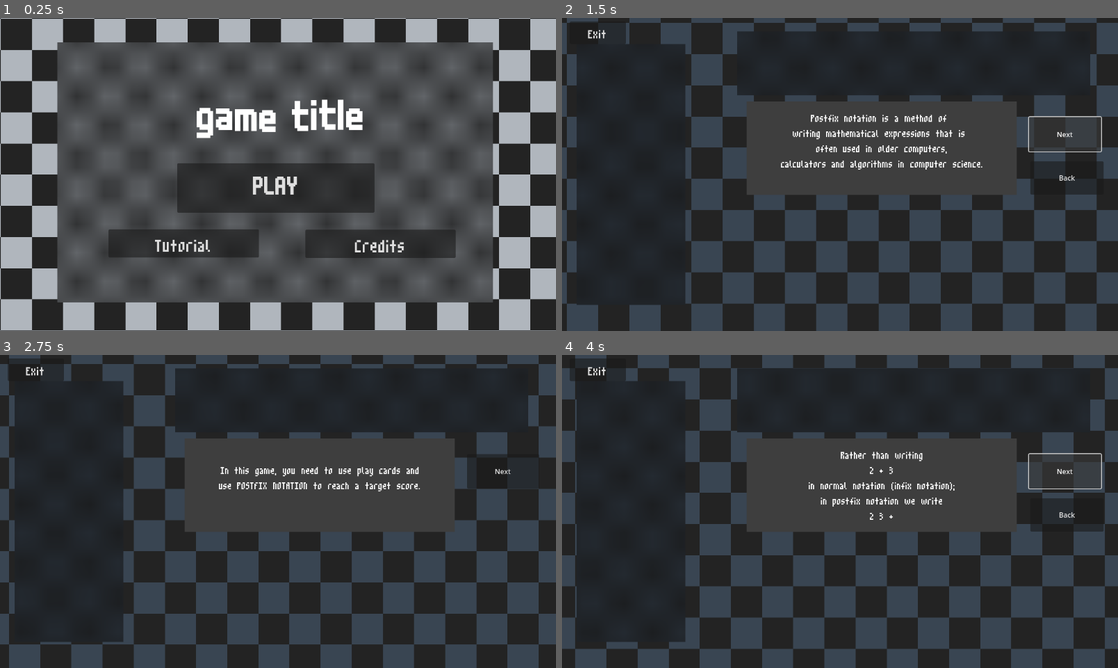
Above: before the commit, frames 1-4 (two rows, left to right).
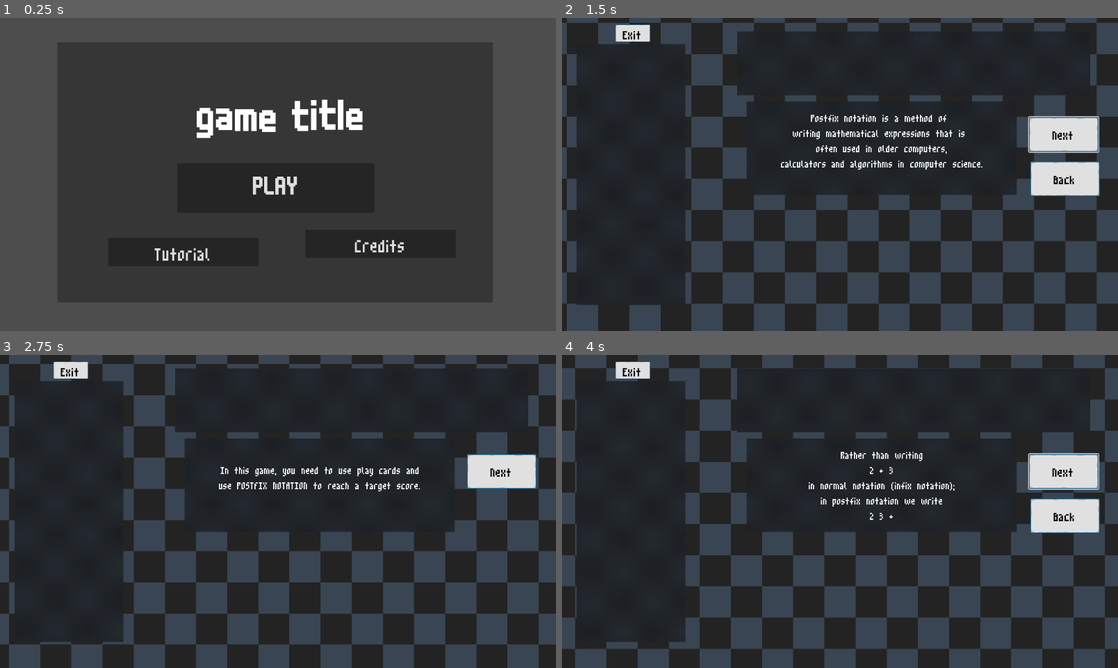
Above: after the commit, the same moments.

Repository: hd2802/stack-demon
Game: Godot game, scene res://_Scenes/MainMenu/main_menu.tscn
Same seed, same stepped clock (60 frames per second), same inputs: the game is played once before the commit and once after it. This scene is started directly instead of the project's main scene.
Inputs:
- Up to frame 1 (0.25 s): no input
- Up to frame 2 (1.5 s): click "Tutorial" at 0.5 s; click "Next" at 1.25 s
- Up to frame 3 (2.75 s): click "Back" at 2 s
- Up to frame 4 (4 s): click "Next" at 2.75 s; click "Next" at 3.5 s

The runs differ from the first frame. In frame 1, 61% of the frame differs, in the area x 0-100%, y 0-100%; in frame 2, 17%; in frame 3, 16%; in frame 4, 17%.

Commit message:
feat: tidies the tutorial

Diff:
--- a/_Scenes/MainMenu/main_menu.tscn
+++ b/_Scenes/MainMenu/main_menu.tscn
@@ -1,19 +1,9 @@
-[gd_scene load_steps=8 format=3 uid="uid://dy5qf2y0n4ics"]
+[gd_scene load_steps=6 format=3 uid="uid://dy5qf2y0n4ics"]
 
 [ext_resource type="Script" uid="uid://s002koymbgok" path="res://_Scripts/MainMenu/main_menu.gd" id="1_aybms"]
-[ext_resource type="Shader" uid="uid://dsrjx5fwwsmio" path="res://Resources/Shaders/goopy.gdshader" id="2_bnxwc"]
 [ext_resource type="Shader" uid="uid://dh00vr0itc8wv" path="res://Resources/Shaders/blur.gdshader" id="3_7wlea"]
 [ext_resource type="Theme" uid="uid://de0d88t3bbp3w" path="res://Resources/Themes/stack.tres" id="4_qt7nv"]
 [ext_resource type="Theme" uid="uid://engys5p3iknv" path="res://Resources/Themes/label.tres" id="5_pvxrt"]
-
-[sub_resource type="ShaderMaterial" id="ShaderMaterial_6b8pv"]
-shader = ExtResource("2_bnxwc")
-shader_parameter/size = 71.719
-shader_parameter/color1 = Color(0.136826, 0.136826, 0.136826, 1)
-shader_parameter/color2 = Color(0.863553, 0.897315, 0.937281, 0.694118)
-shader_parameter/speed = 0.15
-shader_parameter/direction_x = 1.0
-shader_parameter/direction_y = 1.0
 
 [sub_resource type="ShaderMaterial" id="ShaderMaterial_3duly"]
 shader = ExtResource("3_7wlea")
@@ -28,13 +18,6 @@
 grow_horizontal = 2
 grow_vertical = 2
 script = ExtResource("1_aybms")
-
-[node name="MainBackground" type="ColorRect" parent="."]
-material = SubResource("ShaderMaterial_6b8pv")
-layout_mode = 0
-offset_right = 1280.0
-offset_bottom = 720.0
-mouse_filter = 2
 
 [node name="PlaceholderBG" type="ColorRect" parent="."]
 material = SubResource("ShaderMaterial_3duly")
@@ -74,10 +57,10 @@
 
 [node name="TutorialButton" type="Button" parent="."]
 layout_mode = 0
-offset_left = 250.0
-offset_top = 486.0
-offset_right = 596.0
-offset_bottom = 548.0
+offset_left = 249.0
+offset_top = 506.0
+offset_right = 595.0
+offset_bottom = 571.0
 theme = ExtResource("5_pvxrt")
 theme_override_font_sizes/font_size = 72
 text = "Tutorial"
--- a/_Scenes/Tutorial/tutorial.tscn
+++ b/_Scenes/Tutorial/tutorial.tscn
@@ -10,6 +10,7 @@
 [ext_resource type="Texture2D" uid="uid://bquqdw1sgn7xg" path="res://Assets/Sprites/Buttons/PlayButton.png" id="8_sqey3"]
 [ext_resource type="Texture2D" uid="uid://dmeyxhca61rca" path="res://Assets/Sprites/Buttons/DiscardButton.png" id="9_wnfr2"]
 [ext_resource type="Script" uid="uid://cdau8d7xqmav2" path="res://_Scripts/Level/Target/target.gd" id="10_ba650"]
+[ext_resource type="Texture2D" uid="uid://bgoqkb2t2nkpe" path="res://Assets/Sprites/MiscButton.png" id="11_gcs81"]
 
 [sub_resource type="ShaderMaterial" id="ShaderMaterial_6fxwj"]
 shader = ExtResource("2_fyhrf")
@@ -21,6 +22,11 @@
 shader_parameter/direction_y = 1.0
 
 [sub_resource type="ShaderMaterial" id="ShaderMaterial_e0ewc"]
+shader = ExtResource("3_qnq0o")
+shader_parameter/lod = 5.0
+shader_parameter/mix_percentage = 0.3
+
+[sub_resource type="ShaderMaterial" id="ShaderMaterial_4gsqq"]
 shader = ExtResource("3_qnq0o")
 shader_parameter/lod = 5.0
 shader_parameter/mix_percentage = 0.3
@@ -216,6 +222,7 @@
 vertical_alignment = 1
 
 [node name="TutorialPanel" type="ColorRect" parent="."]
+material = SubResource("ShaderMaterial_4gsqq")
 offset_left = 425.0
 offset_top = 192.0
 offset_right = 1047.0
@@ -236,16 +243,43 @@
 [node name="NextButton" type="Button" parent="."]
 offset_left = 1075.0
 offset_top = 228.0
-offset_right = 1241.0
-offset_bottom = 307.0
+offset_right = 1235.0
+offset_bottom = 308.0
+theme = ExtResource("7_jtic3")
 text = "Next"
+
+[node name="Sprite2D" type="Sprite2D" parent="NextButton"]
+position = Vector2(80, 40)
+texture = ExtResource("11_gcs81")
+
+[node name="Back" type="Label" parent="NextButton"]
+offset_right = 159.0
+offset_bottom = 77.0
+theme_override_colors/font_color = Color(0, 0, 0, 1)
+text = "Next"
+horizontal_alignment = 1
+vertical_alignment = 1
 
 [node name="BackButton" type="Button" parent="."]
 offset_left = 1078.0
 offset_top = 330.0
-offset_right = 1247.0
-offset_bottom = 406.0
+offset_right = 1238.0
+offset_bottom = 410.0
+theme = ExtResource("7_jtic3")
 text = "Back"
+
+[node name="Sprite2D" type="Sprite2D" parent="BackButton"]
+position = Vector2(80, 40)
+texture = ExtResource("11_gcs81")
+
+[node name="Back" type="Label" parent="BackButton"]
+layout_mode = 0
+offset_right = 159.0
+offset_bottom = 77.0
+theme_override_colors/font_color = Color(0, 0, 0, 1)
+text = "Back"
+horizontal_alignment = 1
+vertical_alignment = 1
 
 [node name="MainMenuButton" type="Button" parent="."]
 visible = false
@@ -255,12 +289,26 @@
 flat = true
 
 [node name="Button" type="Button" parent="."]
-offset_left = 18.0
-offset_top = 8.0
-offset_right = 147.0
-offset_bottom = 60.0
-theme = ExtResource("7_jtic3")
+offset_left = 122.5
+offset_top = 15.0
+offset_right = 202.5
+offset_bottom = 55.0
+theme = ExtResource("7_jtic3")
+
+[node name="Sprite2D" type="Sprite2D" parent="Button"]
+position = Vector2(40, 20)
+scale = Vector2(0.5, 0.5)
+texture = ExtResource("11_gcs81")
+
+[node name="Label" type="Label" parent="Button"]
+layout_mode = 0
+offset_right = 79.0
+offset_bottom = 41.0
+theme = ExtResource("7_jtic3")
+theme_override_colors/font_color = Color(0, 0, 0, 1)
 text = "Exit"
+horizontal_alignment = 1
+vertical_alignment = 1
 
 [connection signal="hand_discarded" from="PlayArea" to="." method="_on_play_area_hand_discarded"]
 [connection signal="scored" from="PlayArea" to="." method="_on_play_area_scored"]
Binary file added: Assets/Sprites/Button.png
Not shown, added: Assets/Sprites/Button.png.import
Binary file added: Assets/Sprites/MiscButton.png
Not shown, added: Assets/Sprites/MiscButton.png.import
Not shown: 1 places in _Scenes/Tutorial/tutorial.tscn that only renumber resources
